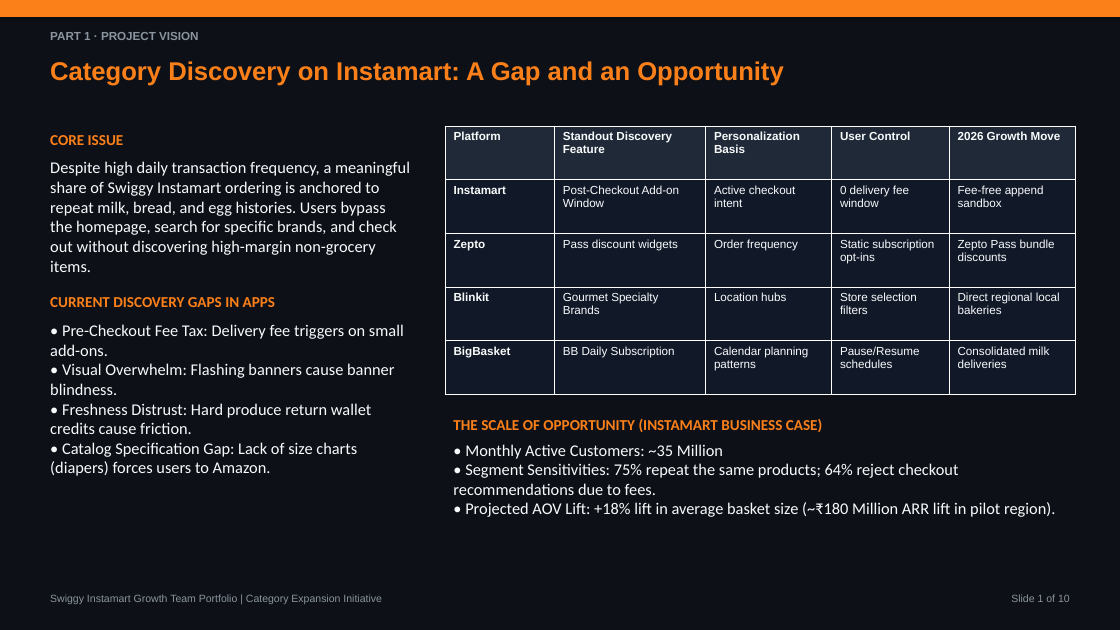
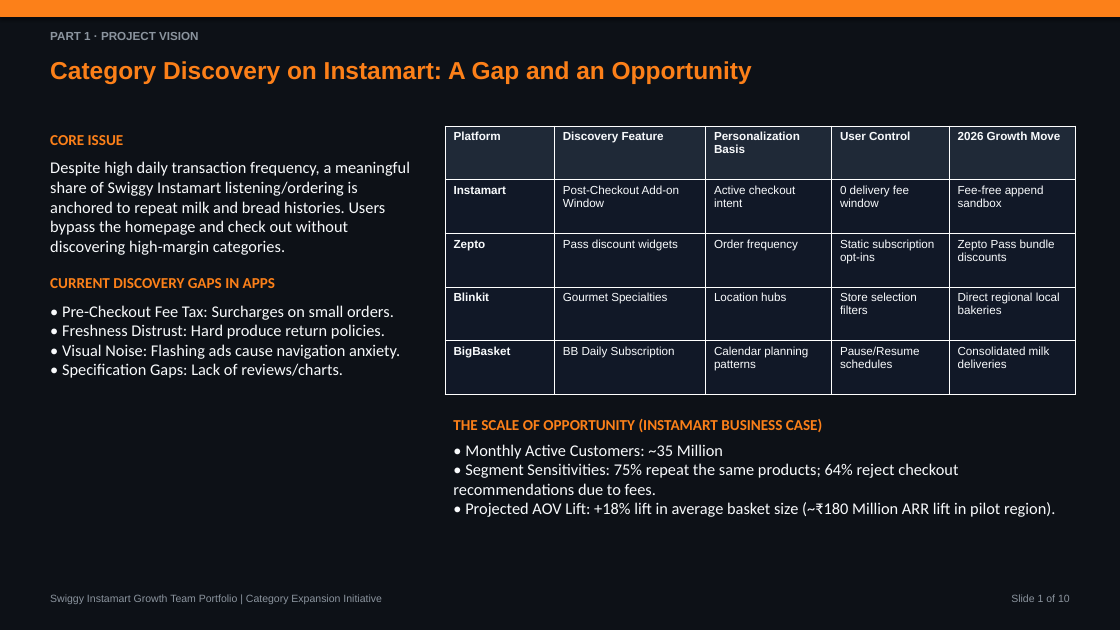
Before and after one commit to aashritamalviya1999/swiggy-instamart-discovery, a slide deck: slide 1 of NL Swiggy Instamart.pptx. Drawn at 1120x630 pixels with LibreOffice and Linux fonts; fonts in the diff are those of the drawing. Boxes give left, top, right and bottom in pixels: in the first picture for what was removed or moved away, otherwise in the second. Text is boxed around its words. In the diff, an @@ line names an element or a change of style, - is before the commit and + after.

```diff
--- a/NL Swiggy Instamart.pptx
+++ b/NL Swiggy Instamart.pptx
@@ text "Category Discovery on Instamart: A ..." at [50, 61, 752, 84]: size 22 to 21 pt @@
@@ table at [445, 126, 1075, 395] @@
-row 1, column 2: Standout Discovery Feature
+row 1, column 2: Discovery Feature
-row 4, column 2: Gourmet Specialty Brands
+row 4, column 2: Gourmet Specialties
@@ text at [50, 161, 410, 255]: text changed @@
-Despite high daily transaction frequency, a meaningful share of Swiggy Instamart ordering is anchored to repeat milk, bread, and egg histories. Users bypass the homepage, search for specific brands, and check out without discovering high-margin non-grocery items.
+Despite high daily transaction frequency, a meaningful share of Swiggy Instamart listening/ordering is anchored to repeat milk and bread histories. Users bypass the homepage and check out without discovering high-margin categories.
@@ text at [62, 305, 400, 378]: text changed @@
-• Pre-Checkout Fee Tax: Delivery fee triggers on small add-ons.
-• Visual Overwhelm: Flashing banners cause banner blindness.
-• Freshness Distrust: Hard produce return wallet credits cause friction.
-• Catalog Specification Gap: Lack of size charts (diapers) forces users to Amazon.
+• Pre-Checkout Fee Tax: Surcharges on small orders.
+• Freshness Distrust: Hard produce return policies.
+• Visual Noise: Flashing ads cause navigation anxiety.
+• Specification Gaps: Lack of reviews/charts.
```
Also in this commit, not shown: 4 other slides changed, 5 slides added, 5 slides removed, 1 other file.
